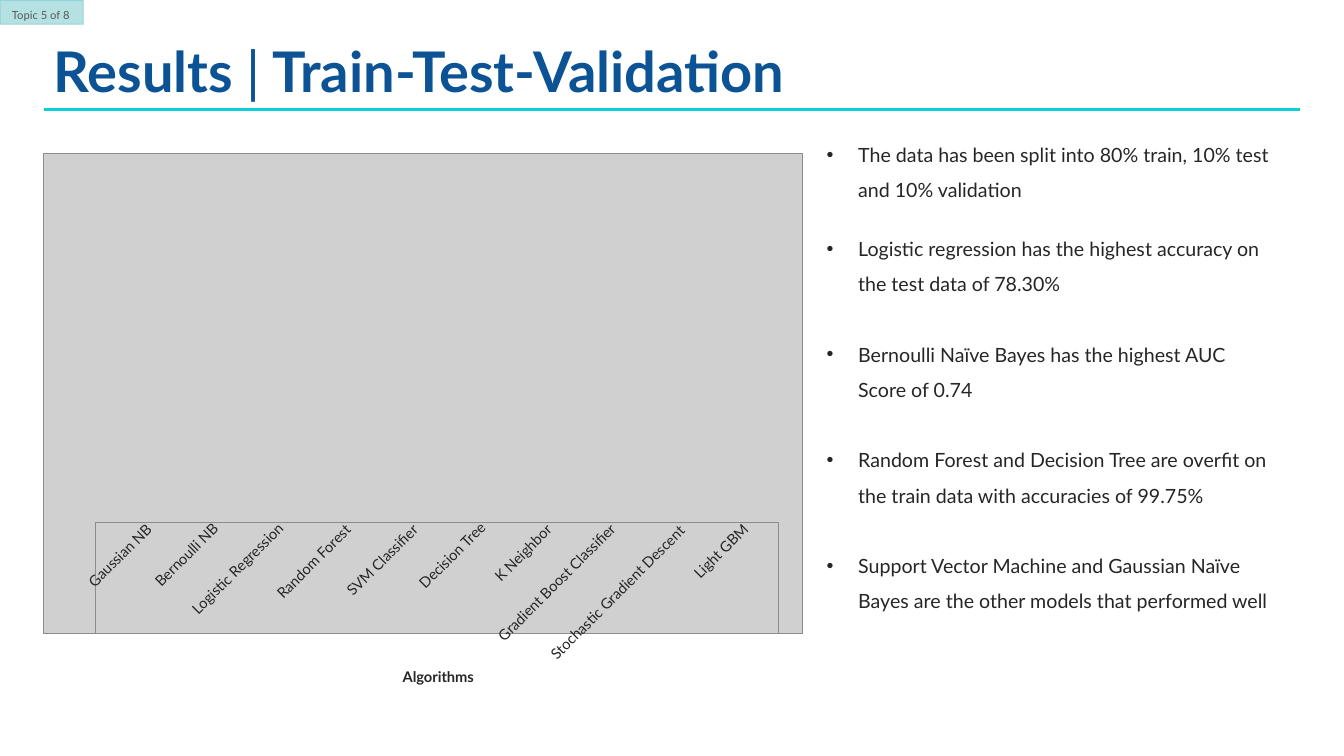
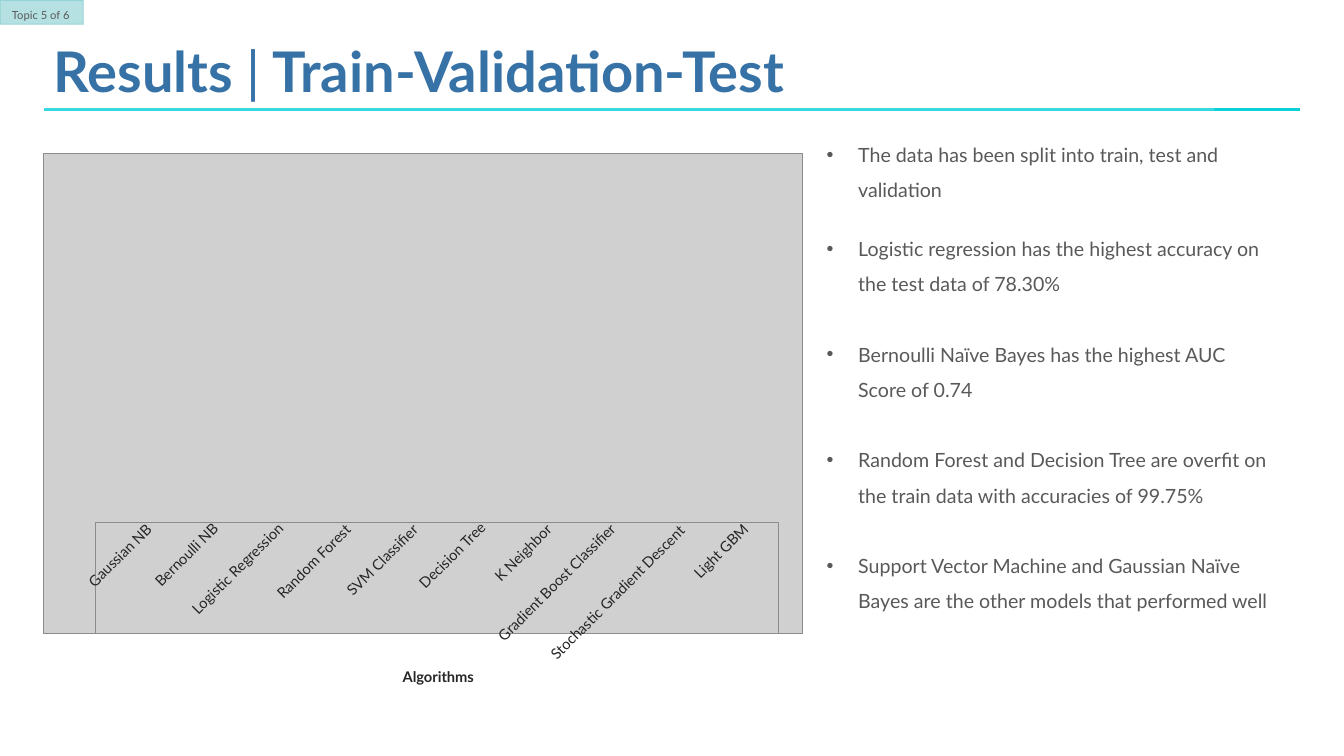
Before and after one commit to anishmahapatra/MSc-Data-Science, a slide deck: slide 7 of Final Submission/MSc Thesis Presentation v1.pptx. Drawn at 1344x756 pixels with LibreOffice and Linux fonts; fonts in the diff are those of the drawing; grey boxes stand for pictures; background and template pictures are left out. Boxes give left, top, right and bottom in pixels: in the first picture for what was removed or moved away, otherwise in the second. Text is boxed around its words. In the diff, an @@ line names an element or a change of style, - is before the commit and + after.

```diff
--- a/Final Submission/MSc Thesis Presentation v1.pptx
+++ b/Final Submission/MSc Thesis Presentation v1.pptx
@@ rectangle added at (0, 35, 1215, 113), fill #FFFFFF at 18% opacity @@
@@ text at (54, 50, 785, 93): text changed @@
-Results | Train-Test-Validation
+Results | Train-Validation-Test
@@ text at (858, 147, 1219, 197): text changed; text colour #262626 to #595959 @@
-• The data has been split into 80% train, 10% test and 10% validation
+• The data has been split into train, test and validation
@@ text at (858, 241, 1267, 612): text colour #262626 to #595959 in "Logistic regression has the highest accuracy on ...", "Bernoulli Naïve Bayes has the highest AUC ...", "Random Forest and Decision Tree are overfit ...", "Support Vector Machine and Gaussian Naïve Bayes ..." @@
```
Also in this commit, not shown: 10 other slides changed, 1 slide added, 1 slide removed, 8 other files.
